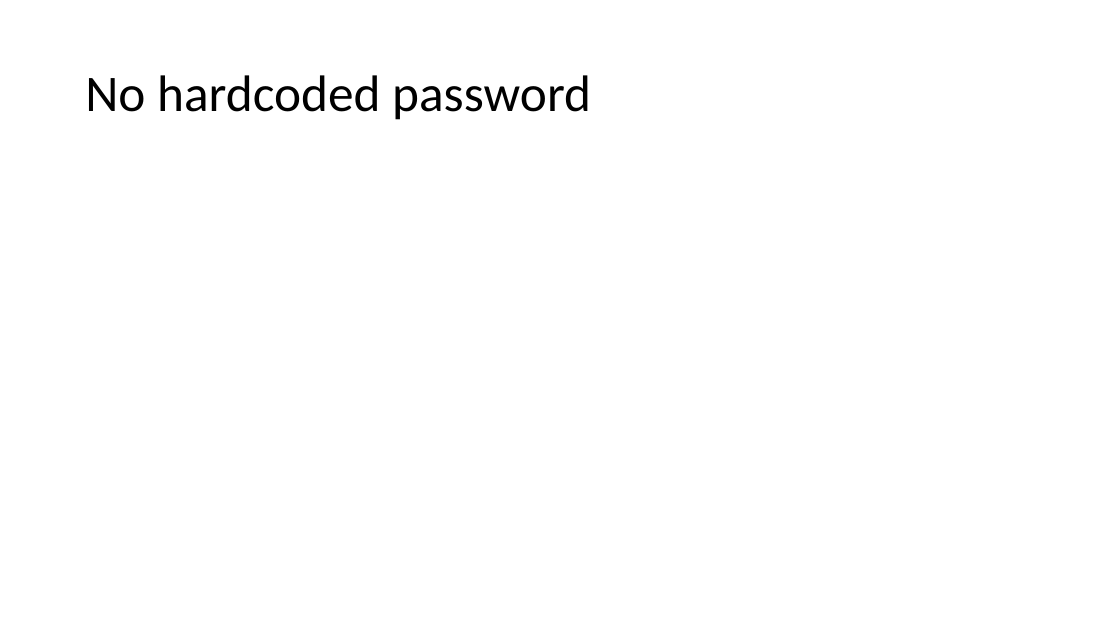
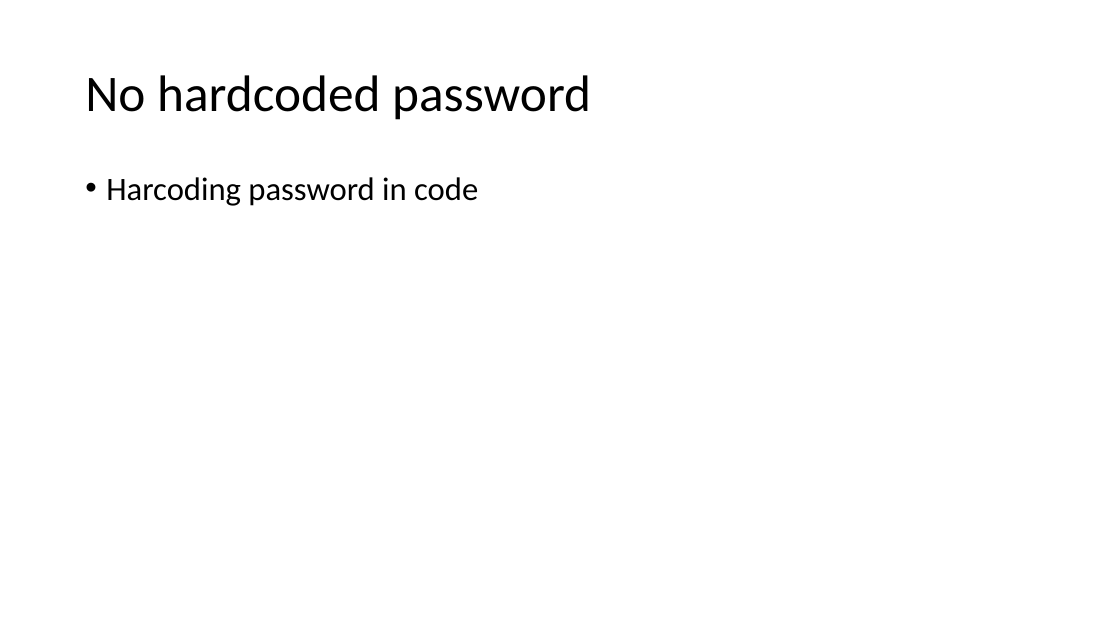
Before and after one commit to fparricelli/Encrypted-data-exchange-between-two-Arduino-boards-using-Symmetric-Encryption, a slide deck: slide 4 of Documentazione e cose così/Slide_concettuali_Luca.pptx. Drawn at 1120x630 pixels with LibreOffice and Linux fonts; fonts in the diff are those of the drawing. Boxes give left, top, right and bottom in pixels: in the first picture for what was removed or moved away, otherwise in the second. Text is boxed around its words. In the diff, an @@ line names an element or a change of style, - is before the commit and + after.

```diff
--- a/Documentazione e cose così/Slide_concettuali_Luca.pptx
+++ b/Documentazione e cose così/Slide_concettuali_Luca.pptx
@@ text added at box(106, 177, 478, 206), 28 pt, text #000000 @@
+• Harcoding password in code
```
Also in this commit, not shown: 2 other slides changed.
